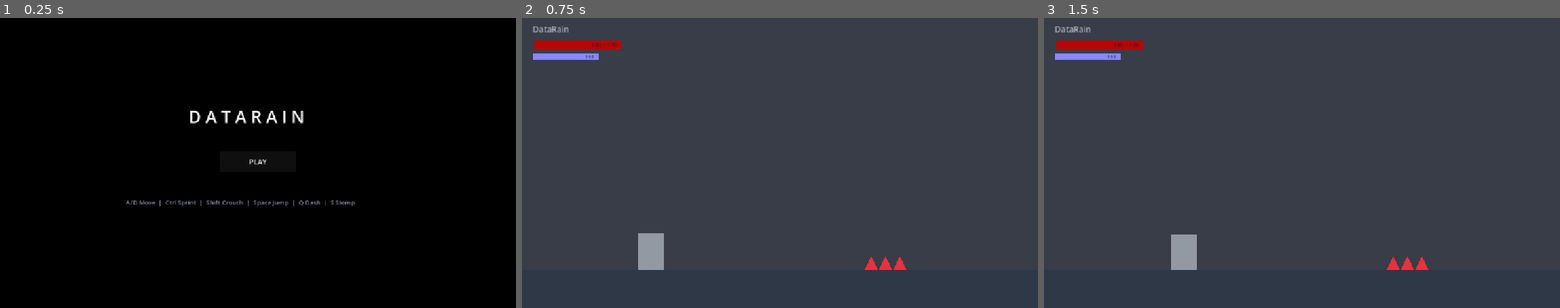
Above: before the commit, frames 1-3 (left to right).
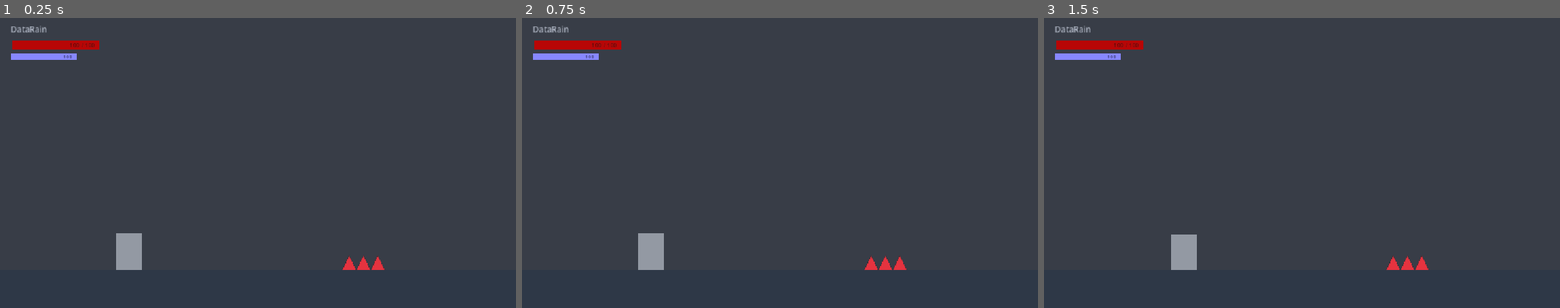
Above: after the commit, the same moments.

Repository: LogicDevStudios/DataRain
Game: Godot game, scene res://main.tscn
Two runs of this game, one before a commit and one after it. Both use one fixed random seed, a clock stepped at 60 frames per second and the inputs below. Before the commit the project starts from res://control.tscn.
Inputs (mouse positions are in pixels of both pictures, inside the frame that each line leads up to):
- Up to frame 1 (0.25 s): no input
- Up to frame 2 (0.75 s): click (780, 163) at 0.5 s, where only the run before the commit has a clickable "PLAY"
- Up to frame 3 (1.5 s): tap Enter at 1.25 s; hold D (move_right) from 1.28 s (still down); hold Shift (crouch) from 1.28 s (still down)

The runs differ from the first frame. In frame 1, 100% of the frame differs, in the area x 0-100%, y 0-100%; in frame 2, nothing differs; in frame 3, nothing differs.

Commit message:
DataRain v1.1 TheTextures Update
Replaced all V1.0 placeholder shapes with custom frosty pixel-art textures and animations:
- Added 30-frame custom player sprite sheet (idle, walk, sprint, crouch, crouch-walk, 3-stage jump->crouch->fall arc, dash, stomp, and landing animations).
- Added upscaled frosty spike hazards with randomized horizontal flipping.
- Added 5-tile smart frost & stone terrain system (snow surface, spike bed, left/right spike borders, and randomly rotated underground rocks).
- Added interactive frosty grass blades with wind sway and player-movement bending physics.
- Added custom pixel-art Health (#b80606) and Stamina (#8787ff) HUD frames with engraved internal counters.

Diff:
--- a/project.godot
+++ b/project.godot
@@ -11,7 +11,7 @@
 [application]
 
 config/name="DataRain"
-run/main_scene="uid://psqsuyrw4c00"
+run/main_scene="uid://d12pi66xeu4t4"
 config/features=PackedStringArray("4.7", "Forward Plus")
 config/icon="res://icon.svg"
 
